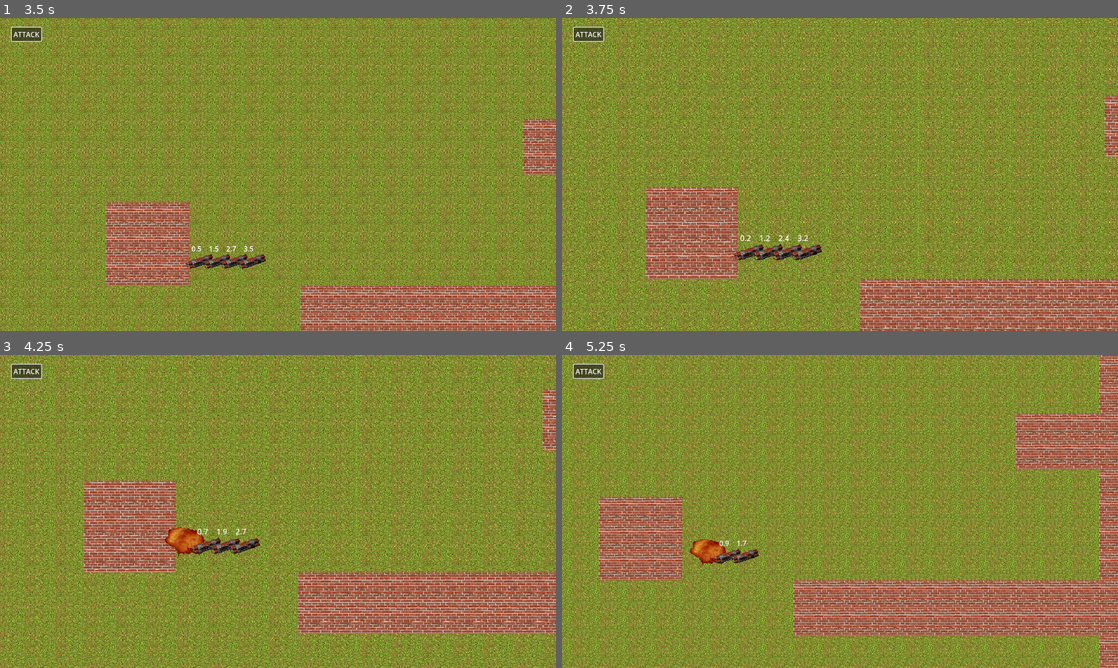
Above: before the commit, frames 1-4 (two rows, left to right).
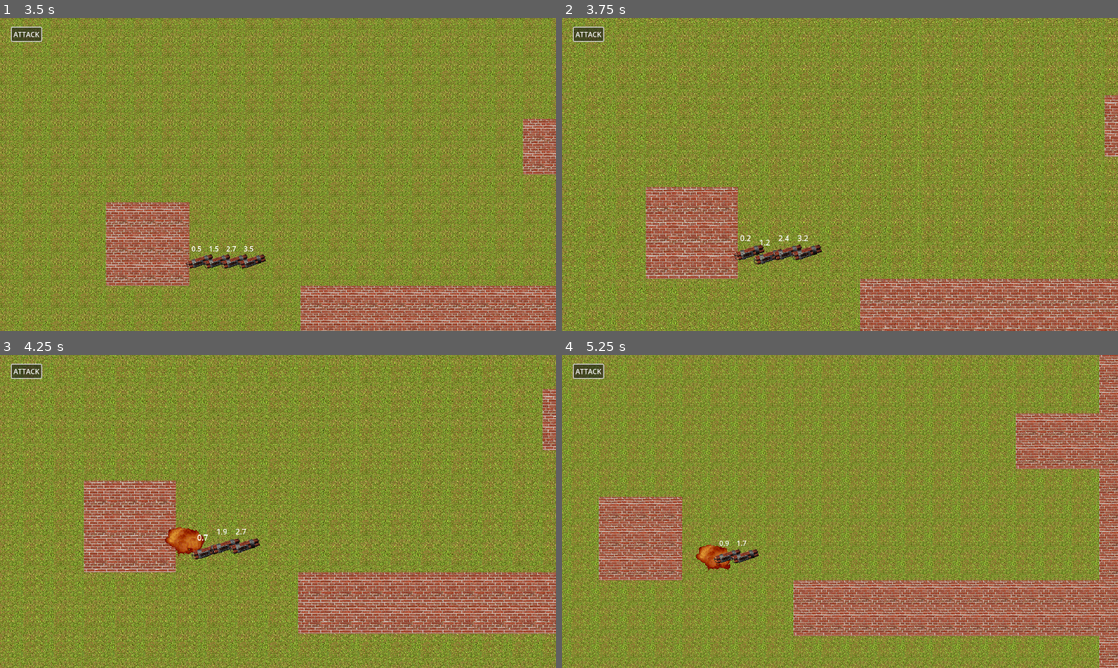
Above: after the commit, the same moments.

Repository: MaxWesterlund/Combombo
Game: Godot game, scene res://Scenes/Menus/Menu.tscn
Same seed, same stepped clock (60 frames per second), same inputs: the game is played once before the commit and once after it.
Inputs (mouse positions are in pixels of both pictures, inside the frame that each line leads up to):
- Up to frame 1 (3.5 s): click (266, 187) at 0.5 s; click (127, 124) at 1.27 s; click "ATTACK" at 2 s; move the mouse to (227, 262) at 2.77 s; press the mouse at (227, 262) at 2.78 s; hold D (move_right) from 2.78 s (still down)
- Up to frame 2 (3.75 s): move the mouse to (762, 262) at 3.52 s; release D (move_right) at 3.53 s; release the mouse at (762, 262) at 3.53 s; hold S (move_down) from 3.53 s (still down); tap Mouse wheel up (zoom_in) at 3.6 s; click (762, 262) at 3.67 s
- Up to frame 3 (4.25 s): keep holding S (move_down)
- Up to frame 4 (5.25 s): move the mouse to (767, 545) at 4.27 s; release S (move_down) at 4.28 s; hold D (move_right) 4.28-5.03 s; tap Mouse wheel down (zoom_out) at 4.35 s; click (767, 545) at 4.42 s; move the mouse to (734, 539) at 5.02 s; hold W (move_up) from 5.03 s (still down); click (734, 539) at 5.1 s

Frame 1 is identical in both runs. In frame 2, 0.2% of the frame differs, in the area x 34-40%, y 69-79%; in frame 3, 0.2%; in frame 4, 0.4%, in the area x 23-31%, y 58-70%.
Error before the commit: Trying to assign value of type 'PackedScene' to a variable of type 'RigidBody2D'. (res://Scripts/bomb_mover.gd:29)

Commit message:
bomb error fix

Diff:
--- a/Scripts/bomb_mover.gd
+++ b/Scripts/bomb_mover.gd
@@ -26,8 +26,8 @@
 	if bomb_moving == null:
 		CursorUpdater.is_holding = true
 		bomb_rb.reparent(get_node("/root/Main/MapGenerator"))
-		bomb_moving = bomb
-		bomb_delta = bomb.position - get_global_mouse_position()
+		bomb_moving = bomb_rb
+		bomb_delta = bomb_moving.position - get_global_mouse_position()
 	bomb_moving.freeze = true
 
 func handle_bomb_release():
